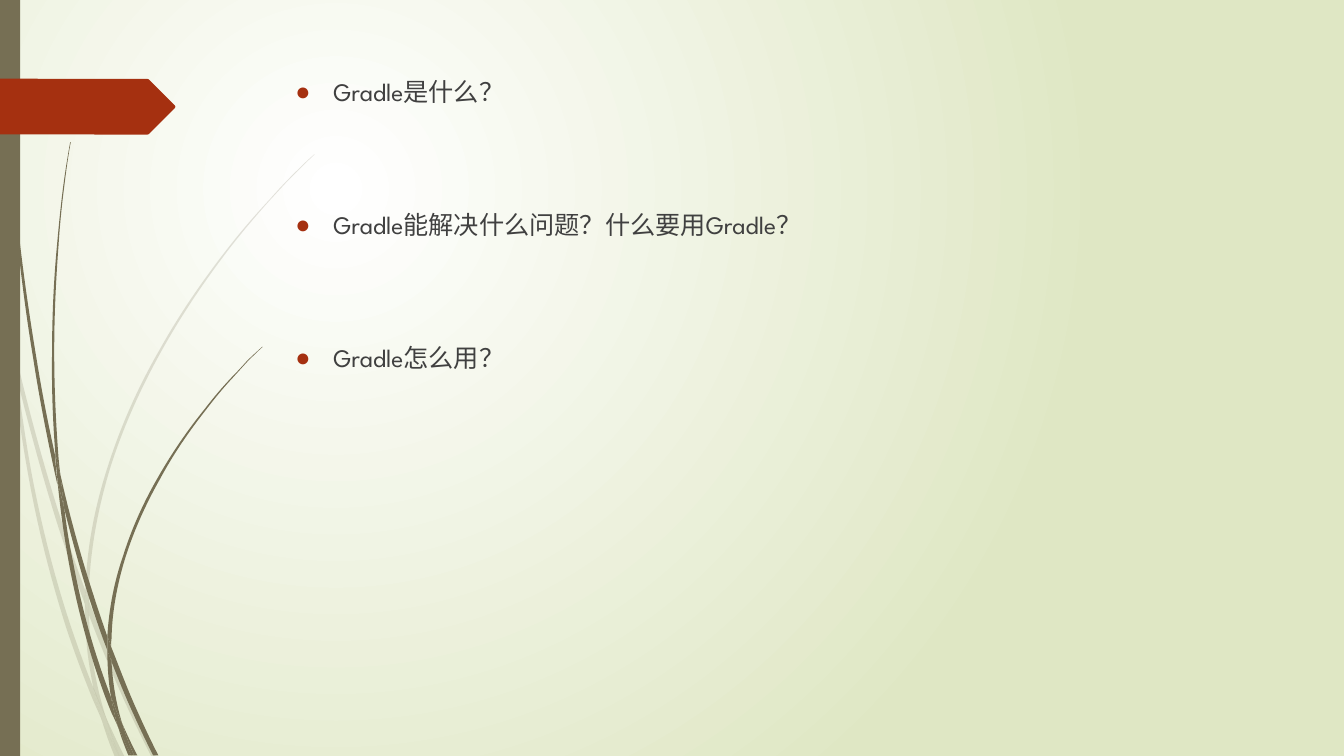
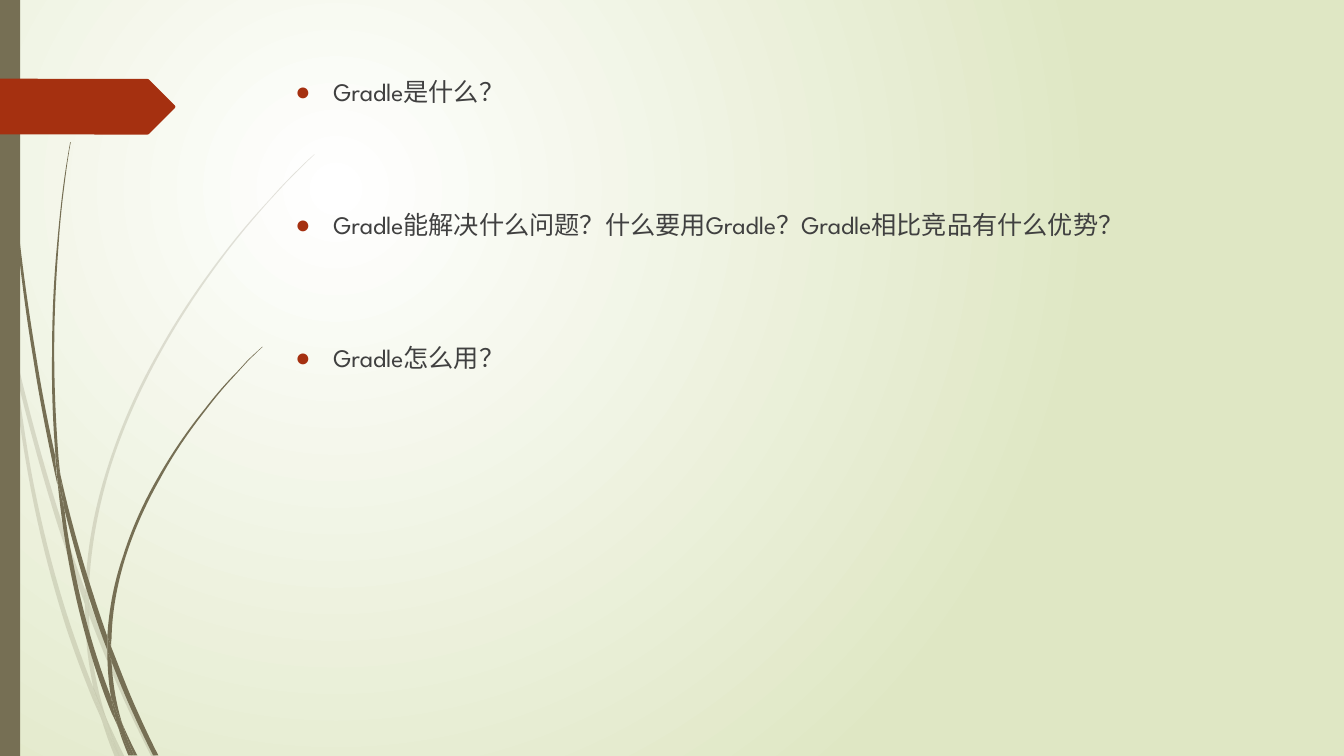
Before and after one commit to xljnc/gradle-springboot-plugin, a slide deck: slide 2 of doc/Gradle浅析.pptx. Drawn at 1344x756 pixels with LibreOffice and Linux fonts; fonts in the diff are those of the drawing. Boxes give left, top, right and bottom in pixels: in the first picture for what was removed or moved away, otherwise in the second. Text is boxed around its words. In the diff, an @@ line names an element or a change of style, - is before the commit and + after.

```diff
--- a/doc/Gradle浅析.pptx
+++ b/doc/Gradle浅析.pptx
@@ text at bbox=[333, 212, 1123, 236]: text changed @@
-● Gradle能解决什么问题？什么要用Gradle？
+● Gradle能解决什么问题？什么要用Gradle？Gradle相比竞品有什么优势？
```
Also in this commit, not shown: 1 other slide changed, 4 slides added, 1 slide removed.
